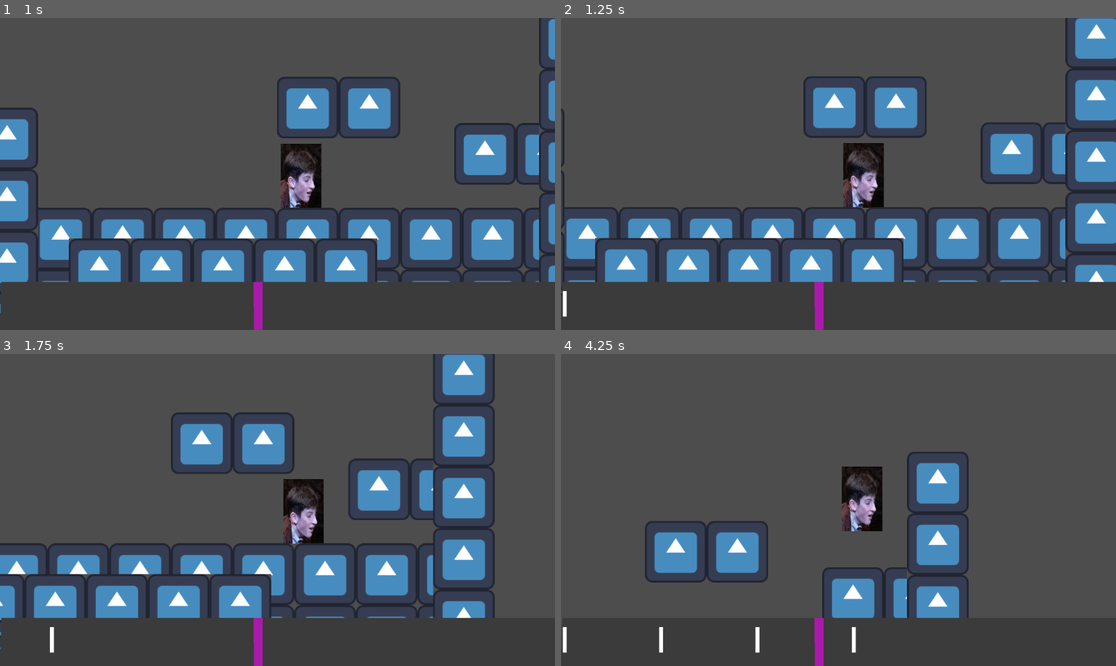
Above: before the commit, frames 1-4 (two rows, left to right).
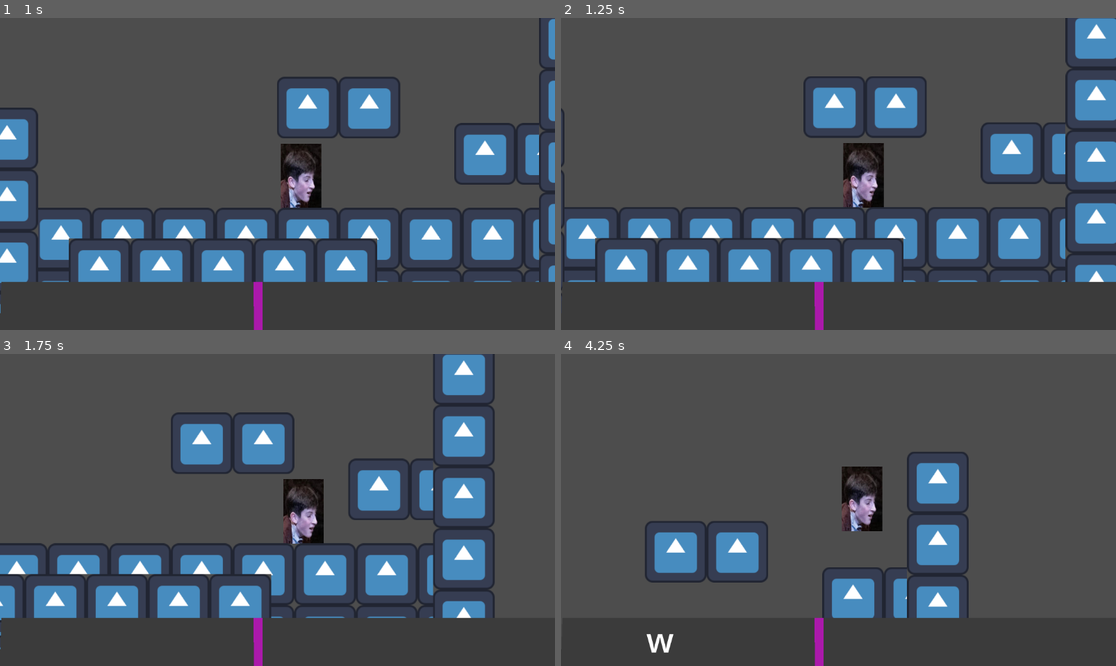
Above: after the commit, the same moments.

Repository: parkingTurkeys/unnamed-rhythm-game
Game: Godot game, scene res://level_base.tscn
Two runs of this game, one before a commit and one after it. Both use one fixed random seed, a clock stepped at 60 frames per second and the inputs below. The project has no main scene, so this scene is started directly. The engine's default icon, where the game draws it, is replaced by a stand-in: a white triangle on a blue panel in a dark square.
Inputs:
- Up to frame 1 (1 s): hold D (right) from 0.53 s (still down); tap L (atk) at 0.6 s; tap H (jump) at 0.77 s
- Up to frame 2 (1.25 s): keep holding D (right)
- Up to frame 3 (1.75 s): keep holding D (right); tap J (dash) at 1.35 s; tap H (jump) at 1.52 s
- Up to frame 4 (4.25 s): release D (right) at 2.03 s; hold A (left) 2.03-2.78 s; tap K (rhythm) at 2.1 s; hold D (right) from 2.78 s (still down); tap L (atk) at 2.85 s; tap H (jump) at 3.02, 3.77 s; tap J (dash) at 3.6 s

Frame 1 is identical in both runs. In frame 2, less than 0.1% of the frame differs, in the area x 0-2%, y 87-96%; in frame 3, less than 0.1%; in frame 4, 0.4%, in the area x 0-54%, y 87-96%.

Commit message:
notes are being checked :3]

Diff:
--- a/global_data.gd
+++ b/global_data.gd
@@ -6,3 +6,4 @@
 
 var NOTE_SPEED = 6
 var current_note = ""
+var next_note = ""
--- a/rhythming.gd
+++ b/rhythming.gd
@@ -2,17 +2,21 @@
 # later, this will be a user:// path probably :3
 var map_loc = "res://maps/test.txt"
 @onready var metronome = %metronome
+@onready var acc_timer = %acc_timeout
 var actions = ["h", "j", "k", "l", "a", "d", "w", "s"]
 var beatmap
 var note = preload("res://rhythm_display.tscn")
-var clicks = []
+var all_clicks = []
+var current_note_clicks = []
+var current_acc_clicks = []
 
 # Called when the node enters the scene tree for the first time.
 func _ready() -> void:
 	beatmap = file_to_array(map_loc)
 	print(beatmap)
-	metronome.start(60.0/beatmap.bpm.to_float())
+	metronome.start(60.0/float(beatmap.bpm))
 	print(metronome)
+	acc_timer.start((60.0/float(beatmap.bpm))/float(beatmap.acc))
 
 
 # Called every frame. 'delta' is the elapsed time since the previous frame.
@@ -26,6 +30,8 @@
 	var map_settings = content.split("START")[0].split(";")
 	var bpm
 	var len
+	var acc
+	print(map_settings)
 	for i in map_settings:
 		var settingy_thing = i.split(":")
 		match settingy_thing[0]:
@@ -33,6 +39,8 @@
 				bpm = settingy_thing[1]
 			"len":
 				len = settingy_thing[1]
+			"acc":
+				acc = settingy_thing[1]
 	var map_body = content.split("START")[1].split(",")
 	for i in map_body:
 		if actions.has(i):
@@ -46,21 +54,23 @@
 					beat_array.append("R")
 			else:
 				print("your beatmap is broken :(")
-				return {"map":["w", "w", "s", "s", "a", "d", "a", "d", "h", "j"], "bpm": 20, "len": 10}
+				return {"map":["w", "w", "s", "s", "a", "d", "a", "d", "h", "j"], "bpm": 20, "len": 10, "acc":30}
 	print(beat_array)
-	return {"map":beat_array, "bpm": bpm, "len": len}
+	return {"map":beat_array, "bpm": bpm, "len": len, "acc": acc}
 
 
 func _on_metronome_timeout() -> void:
-	check_prev_note()
+	check_notes()
 	if beatmap.map != []:
 		print("VOTE YURI PARTY")
 		var curr_note = beatmap.map[0]
 		beatmap.map.remove_at(0)
+		GlobalData.current_note = curr_note
+		GlobalData.next_note = beatmap.map[0] # since we removed the current note :4
 		if curr_note == "R":
 			pass
 		else:
-			GlobalData.current_note = curr_note
+
 			var instance = note.instantiate()
 			add_child(instance)
 
@@ -82,7 +92,71 @@
 		curr_clicks.append("j")
 	elif Input.is_action_just_pressed("jump"):
 		curr_clicks.append("h")
-	clicks.append(curr_clicks)
+	current_acc_clicks.append(curr_clicks)
 
-func check_prev_note():
-	pass
+func check_notes():
+	var current_note_found
+	var next_note_found
+	var accs_lost_for_next_note
+	var accs_lost_for_curr_note
+	if (GlobalData.current_note != "R"):
+		current_note_found = false;
+	else:
+		current_note_found = true
+		accs_lost_for_curr_note = 0
+	if (GlobalData.next_note != "R"):
+		next_note_found = false;
+	else:
+		next_note_found = true # NOTE: U HAVE TO CHECK IF THE next NOTE WAS ALREADY FOUND AT SOME POINT
+		accs_lost_for_next_note = 0
+	for i in range(current_note_clicks.size()):
+		if (current_note_clicks[i].is_empty() != true):
+			for n in range(current_note_clicks[i].size()):
+				if (current_note_clicks[i][n].has(GlobalData.current_note) && current_note_found == false):
+					current_note_found = true
+					accs_lost_for_curr_note = n
+				if (current_note_clicks[i][n].has(GlobalData.next_note) && next_note_found == false):
+					next_note_found = true
+					accs_lost_for_next_note = current_acc_clicks.size() - n
+	if (current_note_found == false):
+		accs_lost_for_curr_note = "M"
+	if (next_note_found == false):
+		accs_lost_for_next_note = "M"
+	print(accs_lost_for_curr_note)
+	all_clicks.append(current_note_clicks)
+	current_note_clicks = []
+
+
+func _on_acc_timeout() -> void:
+	# here we add all the notes ehe and like check yk. so the current_acc_clicks has everything that should be checked here ehe
+	current_note_clicks.append(current_acc_clicks) # adding those! for liek good yes ehe :3
+	current_acc_clicks = []
+	# get the last and next note uwu
+	# i just realized i put these in the wrong place
+	#var current_note_found
+	#var next_note_found
+	#var accs_lost_for_next_note
+	#var accs_lost_for_curr_note
+	#if (GlobalData.current_note != "R"):
+		#current_note_found = false;
+	#else:
+		#current_note_found = true
+		#accs_lost_for_curr_note = 0
+	#if (GlobalData.next_note != "R"):
+		#next_note_found = false;
+	#else:
+		#next_note_found = true # NOTE: U HAVE TO CHECK IF THE next NOTE WAS ALREADY FOUND AT SOME POINT
+		#accs_lost_for_next_note = 0
+	#for i in range(current_acc_clicks.size()):
+		#if (current_acc_clicks[i].is_empty() != true):
+			#for n in range(current_acc_clicks[i].size()):
+				#if (n == GlobalData.current_note && current_note_found == false):
+					#current_note_found = true
+					#accs_lost_for_curr_note = i
+				#if (n == GlobalData.next_note && next_note_found == false):
+					#next_note_found = true
+					#accs_lost_for_next_note = current_acc_clicks.size() - i
+	#if (current_note_found == false):
+		#accs_lost_for_curr_note = "M"
+	#if (next_note_found == false):
+		#accs_lost_for_next_note = "M"
--- a/rhythming.tscn
+++ b/rhythming.tscn
@@ -22,4 +22,8 @@
 polygon = PackedVector2Array(526, 547, 526.2773, 574.1615, 526.5514, 601.03516, 527, 645, 545, 645, 545, 547)
 script = ExtResource("2_5iod4")
 
+[node name="acc_timeout" type="Timer" parent="." unique_id=871562092]
+unique_name_in_owner = true
+
 [connection signal="timeout" from="metronome" to="." method="_on_metronome_timeout"]
+[connection signal="timeout" from="acc_timeout" to="." method="_on_acc_timeout"]
Not shown, changed: maps/test.txt
